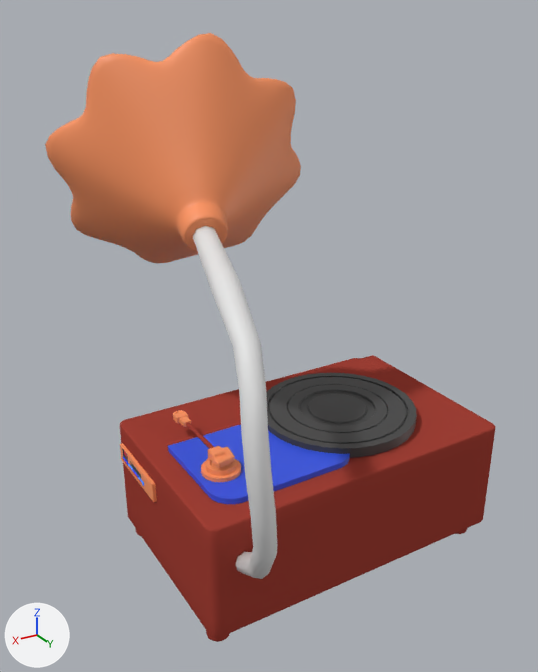
An edit to the Blender file Assets/Blender/Objects.blend, drawn before and after from the same camera.
Camera for both pictures: a camera (50 mm lens) standing at (1.42, 2.12, 2.01) and looking at (0.12, -0.05, 0.93). Arrows for +X, +Y and +Z are at lower left; the lights stay in place. Mesh edges are drawn as thin lines on the coarser meshes.

Objects in the first picture: 'Record'.
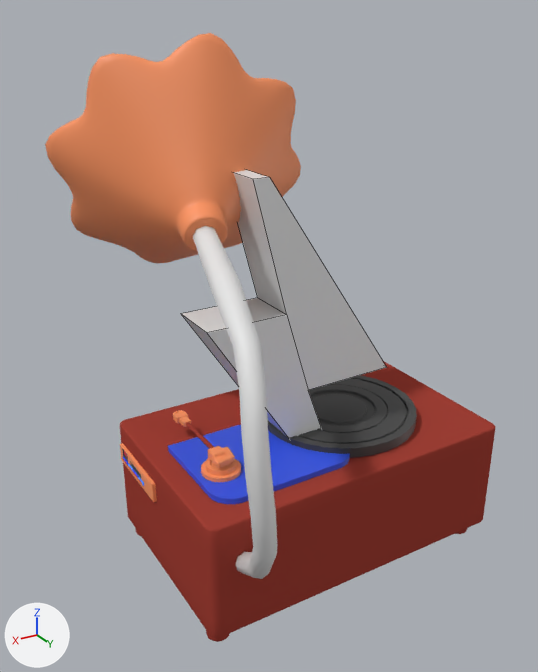
Pixel boxes [x1, y1, x2, y2] of what changed, in the pictures (538 x 672 px):
```json
{"object": "Charging_Indicator", "change": "added", "after": [182, 170, 387, 438]}
```

Edits to the scene script, one JSON object a line:
```json
{"op": "add", "block": "me_plane_004", "code": ["me_plane_004 = bpy.data.meshes.new('Plane.004')", "me_plane_004.from_pydata([(0.137, -0.097, 1.067), (0.137, 0.102, 1.067), (-0.076, 0.102, 0.268), (0.444, 0.102, 1.067), (-0.133, 0.102, 0.268), (0.206, 0.102, 1.547), (0.266, 0.102, 1.547), (-0.327, 0.102, 0.752), (0.041, 0.102, 0.751), (-0.076, -0.097, 0.268), (0.444, -0.097, 1.067), (-0.133, -0.097, 0.268), (0.206, -0.097, 1.547), (0.266, -0.097, 1.547), (-0.327, -0.097, 0.752), (0.041, -0.097, 0.751)], [], [(1, 8, 7, 5, 6), (0, 13, 12, 14, 15), (0, 15, 11, 9, 10), (1, 3, 2, 4, 8), (2, 3, 10, 9), (6, 5, 12, 13), (8, 4, 11, 15), (1, 6, 13, 0), (3, 1, 0, 10), (4, 2, 9, 11), (5, 7, 14, 12), (7, 8, 15, 14)])"]}
{"op": "add", "block": "ob_charging_indicator", "code": ["ob_charging_indicator = bpy.data.objects.new('Charging_Indicator', me_plane_004)", "ob_charging_indicator.location = (0.0, 0.0, 0.0)"]}
```
